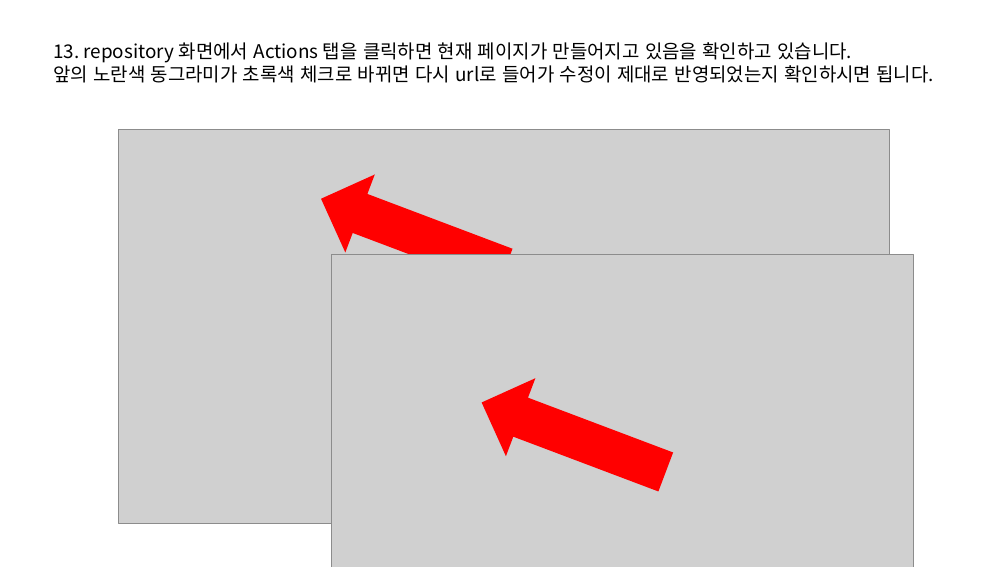
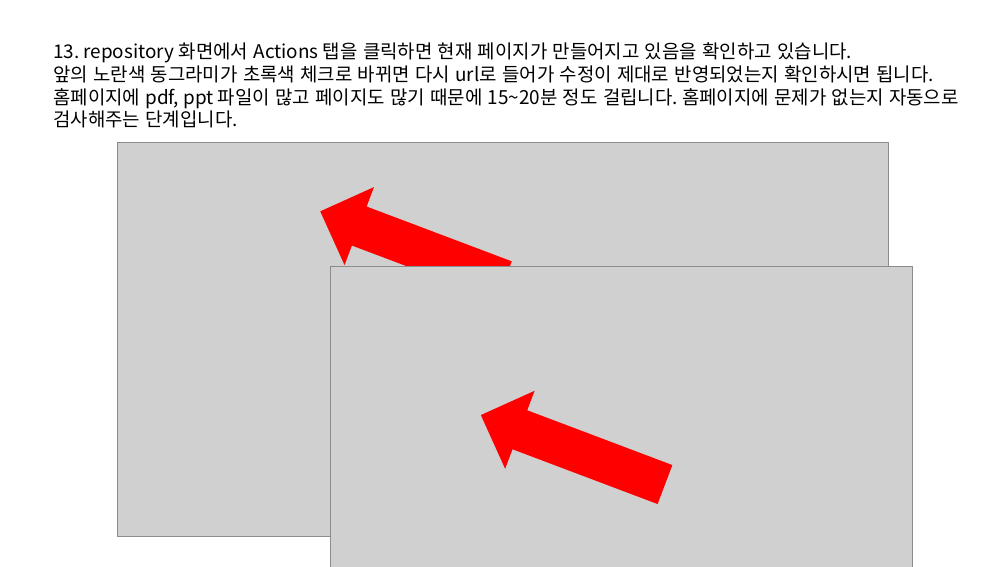
Before and after one commit to SNU-BDA-Lab/SNU-BDA-Lab.github.io, a slide deck: slide 15 of How_To_Use_Github_pages.pptx (slide 17 before the commit). Drawn at 1008x567 pixels with LibreOffice and Linux fonts; fonts in the diff are those of the drawing; grey boxes stand for pictures. Boxes give left, top, right and bottom in pixels: in the first picture for what was removed or moved away, otherwise in the second. Text is boxed around its words. In the diff, an @@ line names an element or a change of style, - is before the commit and + after.

```diff
--- a/How_To_Use_Github_pages.pptx
+++ b/How_To_Use_Github_pages.pptx
@@ text at bbox=[53, 62, 959, 128]: text changed @@
-앞의 노란색 동그라미가 초록색 체크로 바뀌면 다시 url로 들어가 수정이 제대로 반영되었는지 확인하시면 됩니다.
+앞의 노란색 동그라미가 초록색 체크로 바뀌면 다시 url로 들어가 수정이 제대로 반영되었는지 확인하시면 됩니다. 홈페이지에 pdf, ppt 파일이 많고 페이지도 많기 때문에 15~20분 정도 걸립니다. 홈페이지에 문제가 없는지 자동으로 검사해주는 단계입니다.
@@ picture: place and size @@
-picture at bbox=[119, 130, 890, 524]
+picture at bbox=[118, 142, 889, 536]
@@ left arrow: place and size @@
-left arrow at bbox=[306, 160, 520, 307]
+left arrow at bbox=[305, 172, 519, 319]
@@ picture: place and size @@
-picture at bbox=[331, 254, 913, 567]
+picture at bbox=[330, 267, 913, 567]
@@ left arrow: place and size @@
-left arrow at bbox=[467, 363, 681, 511]
+left arrow at bbox=[467, 376, 680, 524]
```
Also in this commit, not shown: 4 other slides changed, 5 slides added, 8 slides removed, 1 other file.
